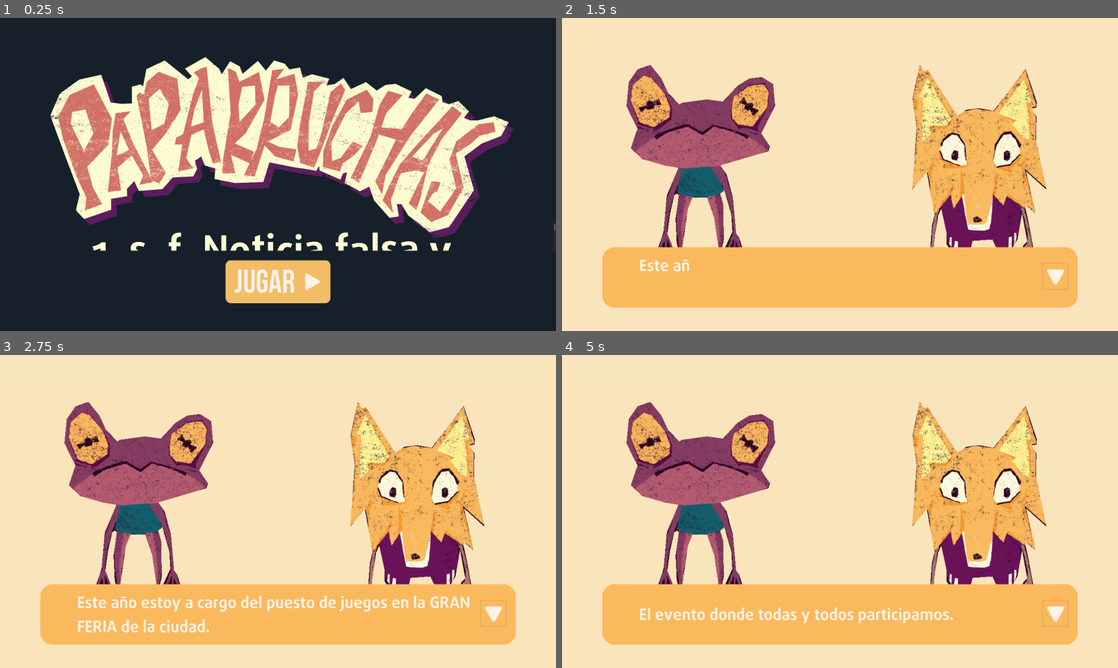
Above: before the commit, frames 1-4 (two rows, left to right).
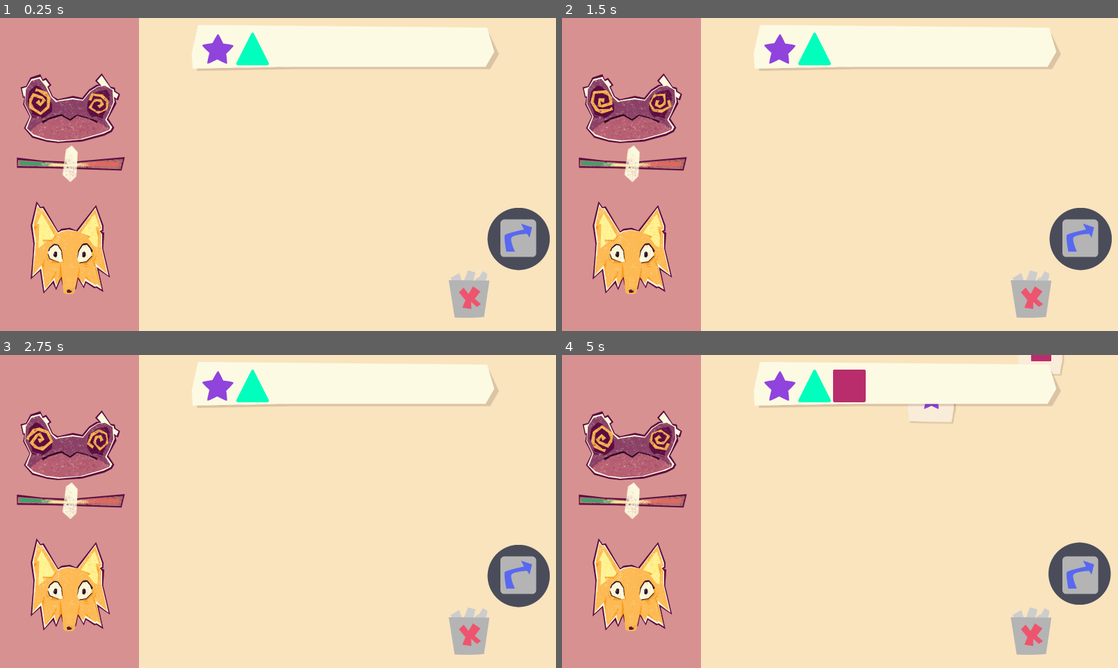
Above: after the commit, the same moments.

Repository: ColchadoM/Paparruchas
Game: Godot game, scene res://Escenas/Ambientes/ZonaJuego.tscn
Same seed, same stepped clock (60 frames per second), same inputs: the game is played once before the commit and once after it. Before the commit the project starts from res://Escenas/Ambientes/Intro_Paparruchas.tscn.
Inputs (mouse positions are in pixels of both pictures, inside the frame that each line leads up to):
- Up to frame 1 (0.25 s): no input
- Up to frame 2 (1.5 s): click (840, 280) at 0.52 s; click (1056, 277) at 1.27 s
- Up to frame 3 (2.75 s): click (494, 614) at 2.02 s
- Up to frame 4 (5 s): click (1056, 614) at 2.77 s; move the mouse to (962, 495) at 3.52 s; hold Z (Change) 3.53-4.28 s; click (962, 495) at 3.67 s; move the mouse to (728, 527) at 4.27 s; tap A (Add) at 4.35 s; click (728, 527) at 4.42 s; tap Z (Change) at 4.55 s

The runs differ from the first frame. In frame 1, 92% of the frame differs, in the area x 0-100%, y 0-100%; in frame 2, 59%; in frame 3, 59%; in frame 4, 60%.

Commit message:
:sparkles: cosas bonitas

Diff:
--- a/src/Codigos/Locales/Habitats/AccionesJuego.gd
+++ b/src/Codigos/Locales/Habitats/AccionesJuego.gd
@@ -4,12 +4,10 @@
 onready var eliminar = $Eliminar
 onready var compartir = $Compartir
 
-
 func _input(event):
 	if event.is_action_pressed("Change"):
 		Manager.eliminandoNoticias = !Manager.eliminandoNoticias
-
 		if(Manager.eliminandoNoticias):
-			seleccion.rect_position.y = 719
+			seleccion.rect_position = Vector2(compartir.rect_position.x-90,compartir.rect_position.y-90)
 		else:
-			seleccion.rect_position.y = 513
+			seleccion.rect_position = Vector2(eliminar.rect_position.x-60,eliminar.rect_position.y-40)
--- a/src/Codigos/Locales/Interfaz/FondoIzqResponsivo.gd
+++ b/src/Codigos/Locales/Interfaz/FondoIzqResponsivo.gd
@@ -1,6 +1,6 @@
-extends ColorRect
+extends Control
 
-var sizeX:int = 300;
+var sizeX:int = 600;
 var lastWidth:int = 0;
 
 func _ready():
@@ -14,3 +14,7 @@
 	sizeX = get_viewport().size.x * Constants.playableArea
 	set_size(Vector2(sizeX, get_viewport().size.y))
 	lastWidth = get_viewport().size.x
+
+	get_node("Randal").position.x = sizeX/2
+	get_node("Slider").position.x = sizeX/2
+	get_node("Alex").position.x = sizeX/2
--- a/src/Codigos/Locales/Objetos/Slider.gd
+++ b/src/Codigos/Locales/Objetos/Slider.gd
@@ -1,7 +1,7 @@
 extends Sprite
 
-var minX: int = -140
-var maxX: int = 140
+var minX: int = -130
+var maxX: int = 130
 var actualPaparruchas = 0
 
 func _ready():
--- a/src/Escenas/Ambientes/ZonaJuego.tscn
+++ b/src/Escenas/Ambientes/ZonaJuego.tscn
@@ -1,8 +1,7 @@
-[gd_scene load_steps=8 format=2]
+[gd_scene load_steps=7 format=2]
 
 [ext_resource path="res://Escenas/Habitats/WikiGenerador.tscn" type="PackedScene" id=1]
 [ext_resource path="res://Escenas/Habitats/GUI.tscn" type="PackedScene" id=2]
-[ext_resource path="res://Recursos/Visuales/Interfaz/unknown.png" type="Texture" id=3]
 [ext_resource path="res://Escenas/Habitats/Personajes.tscn" type="PackedScene" id=4]
 [ext_resource path="res://Recursos/Textos/Fuentes/Bebas.tres" type="DynamicFont" id=5]
 [ext_resource path="res://Escenas/Habitats/AccionesJuego.tscn" type="PackedScene" id=8]
@@ -26,13 +25,6 @@
 __meta__ = {
 "_edit_use_anchors_": false
 }
-
-[node name="Template2" type="Sprite" parent="."]
-visible = false
-position = Vector2( -0.723, 0 )
-scale = Vector2( 3.9204, 3.91676 )
-texture = ExtResource( 3 )
-centered = false
 
 [node name="WikiGenerador" parent="." instance=ExtResource( 1 )]
 
--- a/src/Escenas/Habitats/AccionesJuego.tscn
+++ b/src/Escenas/Habitats/AccionesJuego.tscn
@@ -20,11 +20,12 @@
 anchor_top = 0.5
 anchor_right = 1.0
 anchor_bottom = 0.5
-margin_left = -253.443
-margin_top = -1.0
-margin_right = 104.557
-margin_bottom = 357.0
-rect_scale = Vector2( 0.6, 0.6 )
+margin_left = -350.886
+margin_top = 119.135
+margin_right = 7.11426
+margin_bottom = 477.135
+rect_scale = Vector2( 0.8, 0.8 )
+rect_pivot_offset = Vector2( 179, 179 )
 texture = ExtResource( 3 )
 __meta__ = {
 "_edit_use_anchors_": false
@@ -35,11 +36,12 @@
 anchor_top = 0.5
 anchor_right = 1.0
 anchor_bottom = 0.5
-margin_left = -210.0
-margin_top = 26.581
-margin_right = 40.0
-margin_bottom = 317.581
-rect_scale = Vector2( 0.5, 0.5 )
+margin_left = -525.0
+margin_top = 407.0
+margin_right = -275.0
+margin_bottom = 698.0
+rect_scale = Vector2( 0.75, 0.75 )
+rect_pivot_offset = Vector2( 125, 145.5 )
 texture = ExtResource( 1 )
 __meta__ = {
 "_edit_use_anchors_": false
@@ -50,11 +52,12 @@
 anchor_top = 0.5
 anchor_right = 1.0
 anchor_bottom = 0.5
-margin_left = -200.0
-margin_top = -157.29
-margin_right = -17.0
-margin_bottom = 34.71
-rect_scale = Vector2( 0.6, 0.6 )
+margin_left = -265.407
+margin_top = 199.112
+margin_right = -82.4067
+margin_bottom = 391.112
+rect_scale = Vector2( 0.9, 0.9 )
+rect_pivot_offset = Vector2( 91.5, 95.9999 )
 texture = ExtResource( 2 )
 __meta__ = {
 "_edit_use_anchors_": false
--- a/src/Escenas/Habitats/GUI.tscn
+++ b/src/Escenas/Habitats/GUI.tscn
@@ -18,6 +18,7 @@
 margin_bottom = 250.0
 
 [node name="Label" type="Label" parent="."]
+visible = false
 anchor_left = 1.0
 anchor_right = 1.0
 margin_left = -326.245
--- a/src/Escenas/Habitats/Personajes.tscn
+++ b/src/Escenas/Habitats/Personajes.tscn
@@ -16,72 +16,84 @@
 [ext_resource path="res://Recursos/Visuales/Sprites/Cabezas/AtrasRandal.PNG" type="Texture" id=14]
 
 [node name="Personajes" type="Control"]
+anchor_right = 1.0
+anchor_bottom = 1.0
 __meta__ = {
 "_edit_use_anchors_": false
 }
 
-[node name="Izquierda" type="ColorRect" parent="."]
+[node name="Contenedor" type="Control" parent="."]
+anchor_bottom = 1.0
 margin_right = 600.0
-margin_bottom = 1440.0
-color = Color( 0.847059, 0.568627, 0.568627, 1 )
 script = ExtResource( 4 )
 __meta__ = {
 "_edit_use_anchors_": false
 }
 
-[node name="Randal" type="Sprite" parent="Izquierda"]
+[node name="Izquierda" type="ColorRect" parent="Contenedor"]
+anchor_right = 1.0
+anchor_bottom = 1.0
+color = Color( 0.847059, 0.568627, 0.568627, 1 )
+__meta__ = {
+"_edit_use_anchors_": false
+}
+
+[node name="Randal" type="Sprite" parent="Contenedor"]
 position = Vector2( 300, 420 )
 z_index = 1
 texture = ExtResource( 1 )
 script = ExtResource( 3 )
 
-[node name="Bruma" type="Sprite" parent="Izquierda/Randal"]
+[node name="Bruma" type="Sprite" parent="Contenedor/Randal"]
 visible = false
 position = Vector2( 3.9277, -149.418 )
 texture = ExtResource( 10 )
 
-[node name="Empaparruchado" type="Node2D" parent="Izquierda/Randal"]
+[node name="Empaparruchado" type="Node2D" parent="Contenedor/Randal"]
 
-[node name="Randal01" type="Sprite" parent="Izquierda/Randal/Empaparruchado"]
+[node name="Randal01" type="Sprite" parent="Contenedor/Randal/Empaparruchado"]
 position = Vector2( -136.341, -35.191 )
 texture = ExtResource( 7 )
 
-[node name="Randal02" type="Sprite" parent="Izquierda/Randal/Empaparruchado"]
+[node name="Randal02" type="Sprite" parent="Contenedor/Randal/Empaparruchado"]
 position = Vector2( 132.119, -28.2504 )
 texture = ExtResource( 5 )
 
-[node name="AtrasRandal" type="Sprite" parent="Izquierda/Randal"]
+[node name="AtrasRandal" type="Sprite" parent="Contenedor/Randal"]
 position = Vector2( -0.72226, -3.64148 )
 z_as_relative = false
 texture = ExtResource( 14 )
 
-[node name="Tween" type="Tween" parent="Izquierda/Randal"]
+[node name="Tween" type="Tween" parent="Contenedor/Randal"]
 
-[node name="Alex" type="Sprite" parent="Izquierda"]
+[node name="Slider" type="Sprite" parent="Contenedor"]
+position = Vector2( 302.21, 670 )
+scale = Vector2( 1.5, 1.5 )
+texture = ExtResource( 12 )
+script = ExtResource( 9 )
+
+[node name="Nob" type="Sprite" parent="Contenedor/Slider"]
+position = Vector2( 140, 0 )
+scale = Vector2( 1.5, 1.5 )
+texture = ExtResource( 11 )
+
+[node name="Tween" type="Tween" parent="Contenedor/Slider"]
+
+[node name="Alex" type="Sprite" parent="Contenedor"]
 position = Vector2( 300, 1068 )
 z_index = 1
 texture = ExtResource( 2 )
 
-[node name="Ojos" type="Sprite" parent="Izquierda/Alex"]
+[node name="Ojos" type="Sprite" parent="Contenedor/Alex"]
 position = Vector2( 3.36359, 12.6134 )
 texture = ExtResource( 8 )
 
-[node name="Pupilas" type="Sprite" parent="Izquierda/Alex/Ojos"]
+[node name="Pupilas" type="Sprite" parent="Contenedor/Alex/Ojos"]
 position = Vector2( -5.88626, 8.40894 )
 texture = ExtResource( 6 )
 
-[node name="AtrasAlex" type="Sprite" parent="Izquierda/Alex"]
+[node name="AtrasAlex" type="Sprite" parent="Contenedor/Alex"]
 position = Vector2( 1, -14 )
 scale = Vector2( 1.05, 1.05 )
 z_as_relative = false
 texture = ExtResource( 13 )
-
-[node name="Slider" type="Sprite" parent="Izquierda"]
-position = Vector2( 302.21, 649.812 )
-texture = ExtResource( 12 )
-script = ExtResource( 9 )
-
-[node name="Nob" type="Sprite" parent="Izquierda/Slider"]
-texture = ExtResource( 11 )
-
-[node name="Tween" type="Tween" parent="Izquierda/Slider"]
--- a/src/project.godot
+++ b/src/project.godot
@@ -21,7 +21,7 @@
 [application]
 
 config/name="Paparruchas"
-run/main_scene="res://Escenas/Ambientes/Intro_Paparruchas.tscn"
+run/main_scene="res://Escenas/Ambientes/ZonaJuego.tscn"
 config/icon="res://icon.png"
 
 [autoload]
Not shown, added: src/export_presets.cfg
